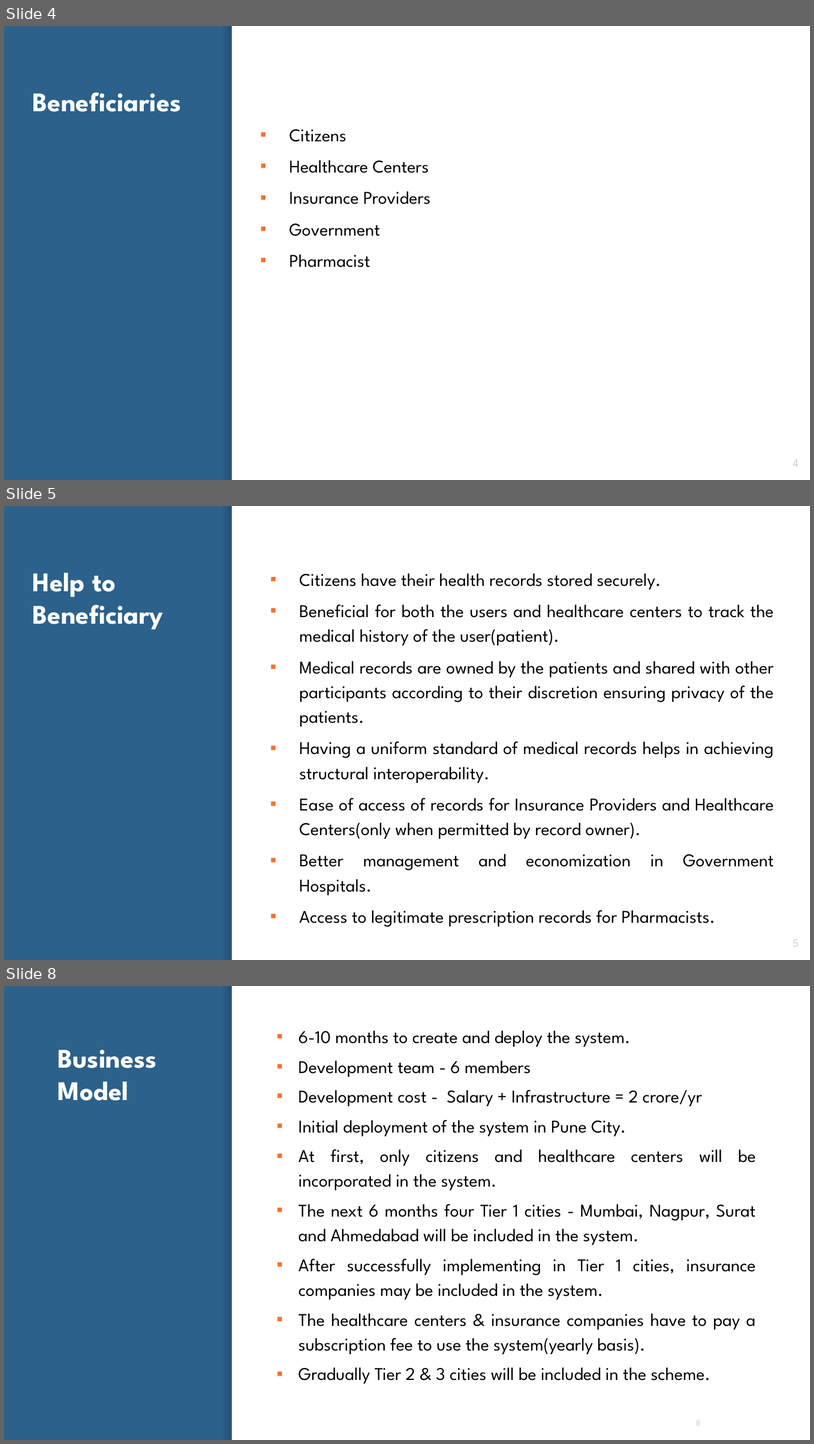
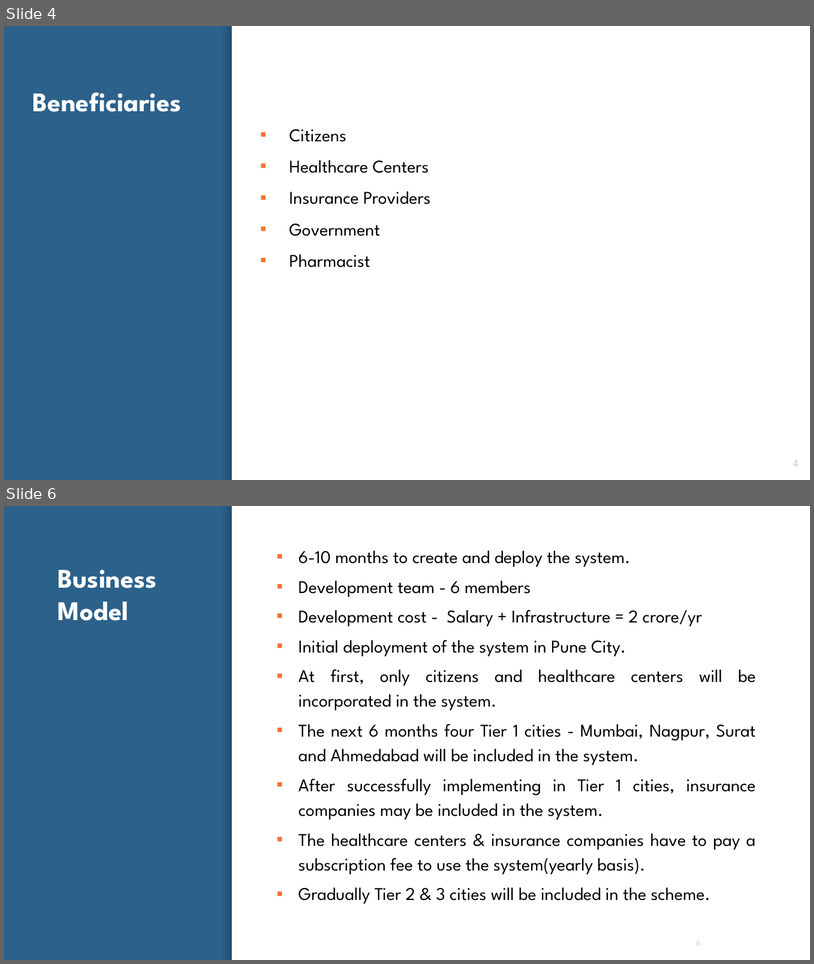
Before and after one commit to ShikharBhatt/NITI, a slide deck: niti aayog.pptx. Shown one above the other, each under a label of ours: slides 4, 5 and 8 before the commit, slides 4 and 6 after it; the slides between them are not shown. The pictures are 814x1444 and 814x964 pixels, drawn with LibreOffice and Linux fonts; fonts in the diff are those of the drawing. Boxes give left, top, right and bottom in pixels: in the first picture for what was removed or moved away, otherwise in the second. Text is boxed around its words. In the diff, an @@ line names an element or a change of style, - is before the commit and + after.

```diff
--- a/niti aayog.pptx
+++ b/niti aayog.pptx
@@ slide 5 removed at box(4, 506, 810, 960), background #2B618B; not listed: 2 template elements that a slide beside it also shows @@
@@ title removed at box(33, 573, 164, 630) @@
-Help to Beneficiary
@@ text removed at box(299, 573, 774, 927) @@
-▪ Citizens have their health records stored securely.
-▪ Beneficial for both the users and healthcare centers to track the medical history of the user(patient).
-▪ Medical records are owned by the patients and shared with other participants according to their discretion ensuring privacy of the patients.
-▪ Having a uniform standard of medical records helps in achieving structural interoperability.
-▪ Ease of access of records for Insurance Providers and Healthcare Centers(only when permitted by record owner).
-▪ Better management and economization in Government Hospitals.
-▪ Access to legitimate prescription records for Pharmacists.
@@ page number removed at box(793, 939, 799, 946) @@
-5
@@ what was slide 8 is now slide 6 @@
```
Also in this commit, not shown: 4 slides changed, 2 other slides removed, 3 other files.
